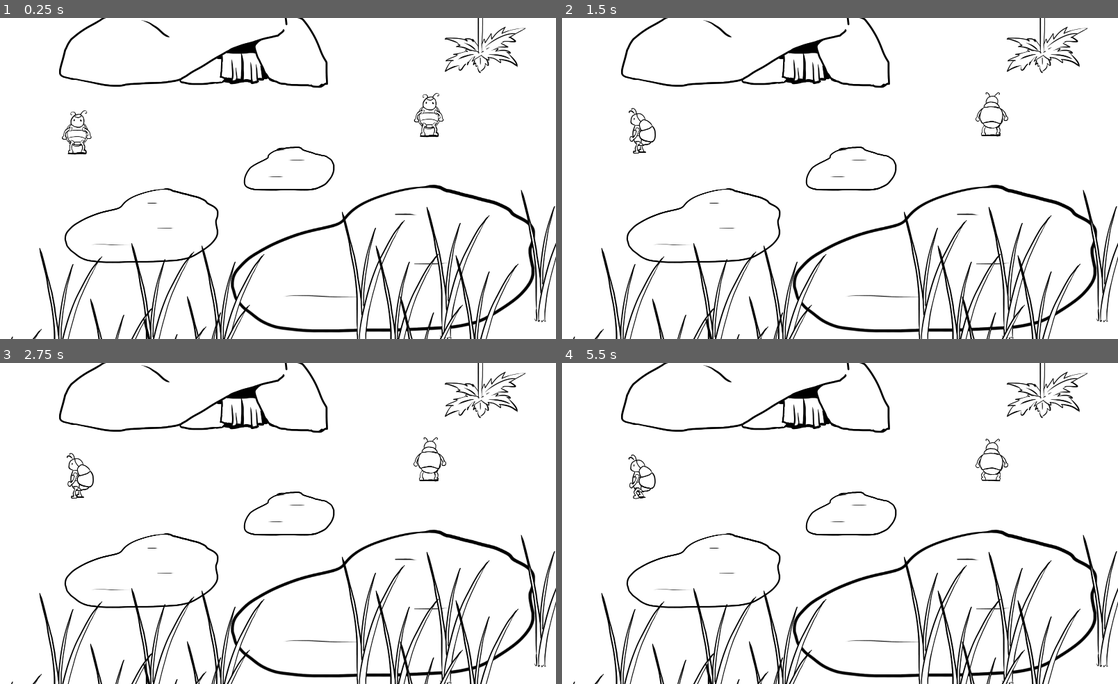
Above: before the commit, frames 1-4 (two rows, left to right).
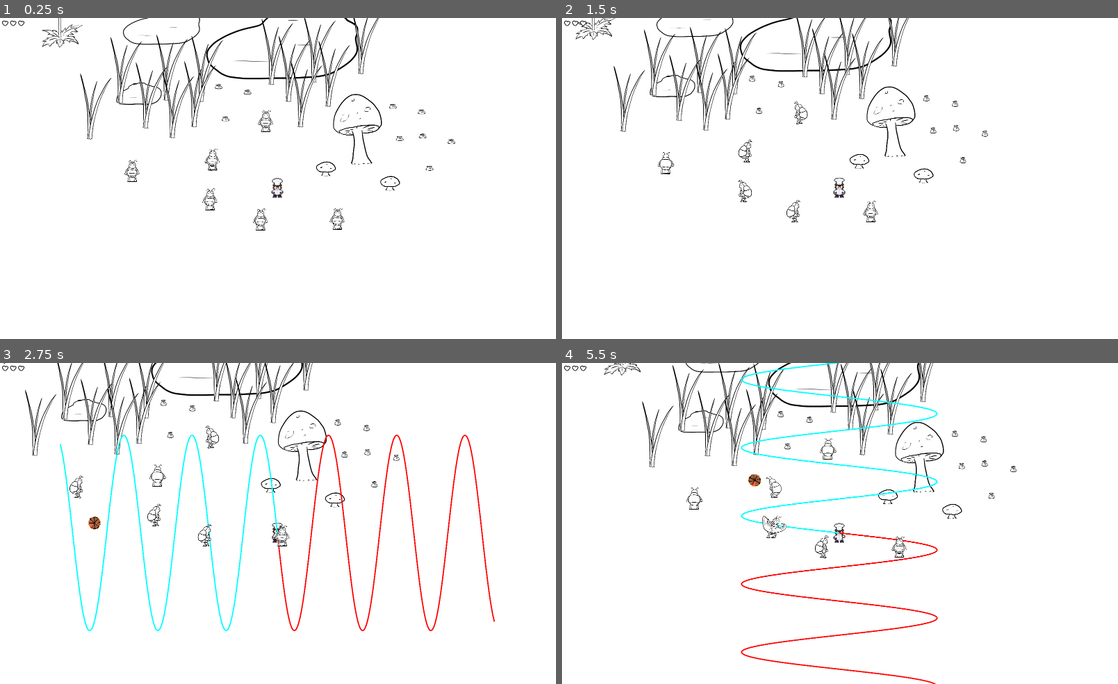
Above: after the commit, the same moments.

Repository: malogal/TrigRPG
Game: Godot game, scene res://scenes/levels/Outside.tscn
Two runs of this game, one before a commit and one after it. Both use one fixed random seed, a clock stepped at 60 frames per second and the inputs below. This scene is started directly instead of the project's main scene.
Inputs (mouse positions are in pixels of both pictures, inside the frame that each line leads up to):
- Up to frame 1 (0.25 s): no input
- Up to frame 2 (1.5 s): tap Enter at 0.5 s; move the mouse to (962, 162) at 0.52 s; hold Right (move_right) 0.53-1.28 s; tap Ctrl (attack) at 0.6 s; tap Space (roll) at 0.8, 1.35 s; move the mouse to (728, 194) at 1.27 s; hold Down (move_down) from 1.28 s (still down)
- Up to frame 3 (2.75 s): click (166, 539) at 1.55 s; move the mouse to (333, 452) at 2.02 s; release Down (move_down) at 2.03 s; hold Right (move_right) from 2.03 s (still down); click (333, 452) at 2.1 s; tap F (wave) at 2.3 s
- Up to frame 4 (5.5 s): move the mouse to (812, 587) at 2.77 s; release Right (move_right) at 2.78 s; hold Up (move_up) 2.78-3.53 s; tap F (wave) at 2.85, 5.3 s; tap Ctrl (attack) at 3.05, 3.6 s; move the mouse to (1006, 571) at 3.52 s; hold Left (move_left) 3.53-5.03 s; tap Space (roll) at 3.8, 5.1 s; move the mouse to (673, 475) at 4.27 s; tap E (interact) at 4.35 s; click (673, 475) at 4.55 s; move the mouse to (867, 523) at 5.02 s; hold Down (move_down) from 5.03 s (still down)

The runs differ from the first frame. In frame 1, 12% of the frame differs, in the area x 0-100%, y 0-100%; in frame 2, 12%; in frame 3, 13%; in frame 4, 13%.
Error before the commit: Invalid access to property or key 'idle_frame' on a base object of type 'SceneTree'. (res://scenes/misc/Healthbar.gd:17)

Commit message:
WIP clean up player class

Diff:
--- a/scenes/characters/Player.gd
+++ b/scenes/characters/Player.gd
@@ -25,10 +25,13 @@
 
 var anim = ""
 var new_anim = ""
+var can_transition_animation: bool = true
 
 enum { STATE_BLOCKED, STATE_IDLE, STATE_WALKING, STATE_ATTACK, STATE_ROLL, STATE_DIE, STATE_HURT, PIE, WAVE}
 
 var state = STATE_IDLE
+var action = STATE_IDLE
+var movement = idle
 
 # Move the player to the corresponding spawnpoint, if any and connect to the dialog system
 func _ready():
@@ -42,16 +45,65 @@
 			Dialogs.dialog_ended.connect(_on_dialog_ended) == OK ):
 		printerr("Error connecting to dialog system")
 	$anims.play()
-
+	$anims.action_animation_complete.connect(_on_anims_animation_finished)
 	$PieThrowing.set_cooldown(1.0)
 	pass
 
+var up = {
+	input = "move_up",
+	facing = "up",
+	direction = Vector2(0,1),
+	horizontal_wave = false
+}
+
+var down = {
+	input = "move_down",
+	facing = "down",
+	direction = Vector2(0,-1),
+	horizontal_wave = false
+}
+
+var left = {
+	input = "move_left",
+	facing = "left",
+	direction = Vector2(-1,0),
+	horizontal_wave = true
+}
+
+var right = {
+	input = "move_right",
+	facing = "right",
+	direction = Vector2(1,0),
+	horizontal_wave = true
+}
+
+var idle = {
+	horizontal_wave = false,
+	facing = "down",
+	direction = Vector2(0,0)
+}
+
+var movements_from_input = [right, left, up, down]
+
+# Updates state, action, and velocity
 func get_input():
-		var input_direction = Input.get_vector("move_left", "move_right", "move_up", "move_down")
+		var input_direction: Vector2 = Input.get_vector(left.input, right.input, up.input, down.input)
 		velocity = input_direction * WALK_SPEED
+		movement = idle
+		move_and_slide()
+		## FIXME this won't work if diagnal
+		for input in movements_from_input:
+			if input.has("input") && Input.is_action_pressed(input.input):
+				movement = input
+				facing = input.facing
+				state = STATE_WALKING
+		action = STATE_IDLE
+		if Input.is_action_just_pressed("throw_pie"):
+			action = PIE
+		if Input.is_action_just_released("wave"):
+			action = WAVE
 
 func _physics_process(_delta):
-	var action
 	## PROCESS STATES
 	get_input()
 	match state:
@@ -59,59 +111,10 @@
 			new_anim = "idle_" + facing
 			pass
 		STATE_IDLE:
-			if (
-					Input.is_action_pressed("move_down") or
-					Input.is_action_pressed("move_left") or
-					Input.is_action_pressed("move_right") or
-					Input.is_action_pressed("move_up")
-				):
-					state = STATE_WALKING
-			if Input.is_action_just_pressed("throw_pie"):
-				action = PIE
-			if Input.is_action_just_released("wave"):
-				action = WAVE
-			if Input.is_action_just_pressed("attack"):
-				state = STATE_ATTACK
-			#if Input.is_action_just_pressed("roll"):
-				#state = STATE_ROLL
-				#roll_direction = Vector2(
-						#- int( Input.is_action_pressed("move_left") ) + int( Input.is_action_pressed("move_right") ),
-						#-int( Input.is_action_pressed("move_up") ) + int( Input.is_action_pressed("move_down") )
-					#).normalized()
-				#_update_facing()
-			#new_anim = "idle_" + facing
+			new_anim = "idle_" + facing
 			pass
 		STATE_WALKING:
-			if Input.is_action_just_pressed("attack"):
-				state = STATE_ATTACK
-			#if Input.is_action_just_pressed("roll"):
-				#state = STATE_ROLL
-
-			# Trying to use 'get_input()' instead, will slowly introduce
-			#set_velocity(linear_vel)
-			#var t = position
-			move_and_slide()
-			linear_vel = velocity
-
-			var target_speed = Vector2()
-
-			if Input.is_action_pressed("move_down"):
-				target_speed += Vector2.DOWN
-			if Input.is_action_pressed("move_left"):
-				target_speed += Vector2.LEFT
-			if Input.is_action_pressed("move_right"):
-				target_speed += Vector2.RIGHT
-			if Input.is_action_pressed("move_up"):
-				target_speed += Vector2.UP
-
-			target_speed *= WALK_SPEED
-			#linear_vel = linear_vel.linear_interpolate(target_speed, 0.9)
-			linear_vel = target_speed
-			roll_direction = linear_vel.normalized()
-
-			_update_facing()
-
-			if linear_vel.length() > 5:
+			if velocity.length() > 5:
 				new_anim = "walk_" + facing
 			else:
 				goto_idle()
@@ -120,37 +123,28 @@
 			#new_anim = "slash_" + facing
 			new_anim = "throw_"+facing
 			pass
-		#STATE_ROLL:
-			#if roll_direction == Vector2.ZERO:
-				#state = STATE_IDLE
-				#new_anim = "idle_"+facing
-			#else:
-				#set_velocity(linear_vel)
-				#move_and_slide()
-				#linear_vel = velocity
-				#var target_speed = Vector2()
-				#target_speed = roll_direction
-				#target_speed *= ROLL_SPEED
-				##linear_vel = linear_vel.linear_interpolate(target_speed, 0.9)
-				#linear_vel = target_speed
-				##new_anim = "roll"
-				#new_anim = "idle_"+facing
 		STATE_DIE:
 			#new_anim = "die"
 			new_anim = "idle_"+facing
 		STATE_HURT:
 			#new_anim = "hurt"
 			new_anim = "idle_"+facing
-
+	match action:
+		PIE:
+			var mouse_pos = get_local_mouse_position()
+			$PieThrowing.throw(global_position, mouse_pos, 10)
+			new_anim = "throw_"+facing
+		WAVE:
+			$WaveTeleport.create_wave({"is_sine":true, "is_horizontal": movement.horizontal_wave})
+			new_anim = "throw_"+facing
 	## UPDATE ANIMATION
-	if new_anim != anim:
+	if new_anim != anim && can_transition_animation:
 		anim = new_anim
 		$anims.stop()
 		$anims.animation = anim
 		$anims.play()
-	if action == PIE:
-		var mouse_pos = get_local_mouse_position()
-		$PieThrowing.throw(global_position, mouse_pos, 10)
+		if action != STATE_IDLE:
+			can_transition_animation = false
 
 	pass
 
@@ -167,17 +161,7 @@
 	linear_vel = Vector2.ZERO
 	new_anim = "idle_" + facing
 	state = STATE_IDLE
-
-
-func _update_facing():
-	if Input.is_action_pressed("move_left"):
-		facing = "left"
-	if Input.is_action_pressed("move_right"):
-		facing = "right"
-	if Input.is_action_pressed("move_up"):
-		facing = "up"
-	if Input.is_action_pressed("move_down"):
-		facing = "down"
+	movement = idle
 
 
 func despawn():
@@ -201,3 +185,7 @@
 		if hitpoints <= 0:
 			state = STATE_DIE
 	pass
+
+
+func _on_anims_animation_finished() -> void:
+	can_transition_animation = true
--- a/scenes/characters/Player.tscn
+++ b/scenes/characters/Player.tscn
@@ -6,6 +6,8 @@
 [ext_resource type="Texture2D" uid="uid://begnu4m6v8mmp" path="res://textures/bob/bob_throw.png" id="4_j41ff"]
 [ext_resource type="PackedScene" uid="uid://rkna6btqj6ea" path="res://scenes/powers/pie/pie_throwing.tscn" id="4_ysf0e"]
 [ext_resource type="Texture2D" uid="uid://o2e8y5gudwu6" path="res://textures/bob/bob_walk.png" id="5_vbtrl"]
+[ext_resource type="Script" path="res://scenes/characters/anims.gd" id="6_2jx58"]
+[ext_resource type="PackedScene" uid="uid://co8ecubpep20b" path="res://scenes/powers/wave/wave_teleport.tscn" id="7_y8k3y"]
 
 [sub_resource type="CapsuleShape2D" id="1"]
 radius = 35.8589
@@ -468,10 +470,13 @@
 [node name="anims" type="AnimatedSprite2D" parent="."]
 scale = Vector2(6, 6)
 sprite_frames = SubResource("SpriteFrames_7g4av")
-animation = &"idle_down"
+animation = &"throw_down"
+frame_progress = 0.857533
+script = ExtResource("6_2jx58")
 
 [node name="PieThrowing" parent="." instance=ExtResource("4_ysf0e")]
 
-[node name="WaveTeleport" parent="." instance=ExtResource("5_iocfp")]
+[node name="WaveTeleport" parent="." instance=ExtResource("7_y8k3y")]
 
 [connection signal="area_entered" from="hurtbox" to="." method="_on_hurtbox_area_entered"]
+[connection signal="animation_finished" from="anims" to="." method="_on_anims_animation_finished"]
--- /dev/null
+++ b/scenes/characters/anims.gd
@@ -0,0 +1,13 @@
+extends AnimatedSprite2D
+
+var action_prefixes = ["throw"]
+signal action_animation_complete
+# Called when the node enters the scene tree for the first time.
+func _ready() -> void:
+	pass # Replace with function body.
+
+
+# Called every frame. 'delta' is the elapsed time since the previous frame.
+func _process(delta: float) -> void:
+	if frame == sprite_frames.get_frame_count(animation) and animation.split("_",true,0)[0] in action_prefixes:
+		action_animation_complete.emit()
--- a/scenes/powers/wave/wave.gd
+++ b/scenes/powers/wave/wave.gd
@@ -13,7 +13,7 @@
 func _ready():
 	pass # Replace with function body.
 
-# Wave properties
+# Wave properties, default values
 var amplitude: float = 900.0 # Height of the wave
 var frequency: float = 0.01 # How many waves within a certain distance
 var is_sine_wave: bool = true # True for sine, false for cosine
@@ -52,12 +52,17 @@
 		# Skip first line which would draw straight from player to begining of wave
 		arr.append(current_point)
 
-func new_wave(amp: float = 900, freq: float = 0.01, is_sine: bool = true, is_horiz: bool = true,color: Color = Color(1,0,0,1)):
-	amplitude = amp
-	frequency = freq
-	is_sine_wave = is_sine
-	is_horizontal = is_horiz
-	wave_color = color
+func new_wave(specs: Dictionary):
+	if "amp" in specs:
+		amplitude = specs.amp
+	if "freq" in specs:
+		frequency = specs.freq
+	if "is_sine" in specs:
+		is_sine_wave = specs.is_sine
+	if "is_horizontal" in specs:
+		is_horizontal = specs.is_horizontal
+	if "color" in specs:
+		wave_color = specs.color
 	fill_array()
 	pass
 
--- a/scenes/powers/wave/wave_teleport.gd
+++ b/scenes/powers/wave/wave_teleport.gd
@@ -7,7 +7,9 @@
 var waves: PackedScene
 var wave_main: Node
 
-func create_wave(char_pos: Vector2):
+func new_wave(amp: float = 900, freq: float = 0.01, is_sine: bool = true, is_horiz: bool = true,color: Color = Color(1,0,0,1)):
+	pass
+func create_wave(wave_specs: Dictionary):
 	if can_teleport:
 		if is_wave_active:
 			is_wave_active = false
@@ -16,7 +18,7 @@
 			is_wave_active = true
 			$WaveCooldown.start()
 			wave_main = waves.instantiate()
-			wave_main.new_wave(char_pos)
+			wave_main.new_wave(wave_specs)
 			add_child(wave_main)
 
 
Not shown: 1 places in scenes/characters/Player.tscn that only renumber resources
